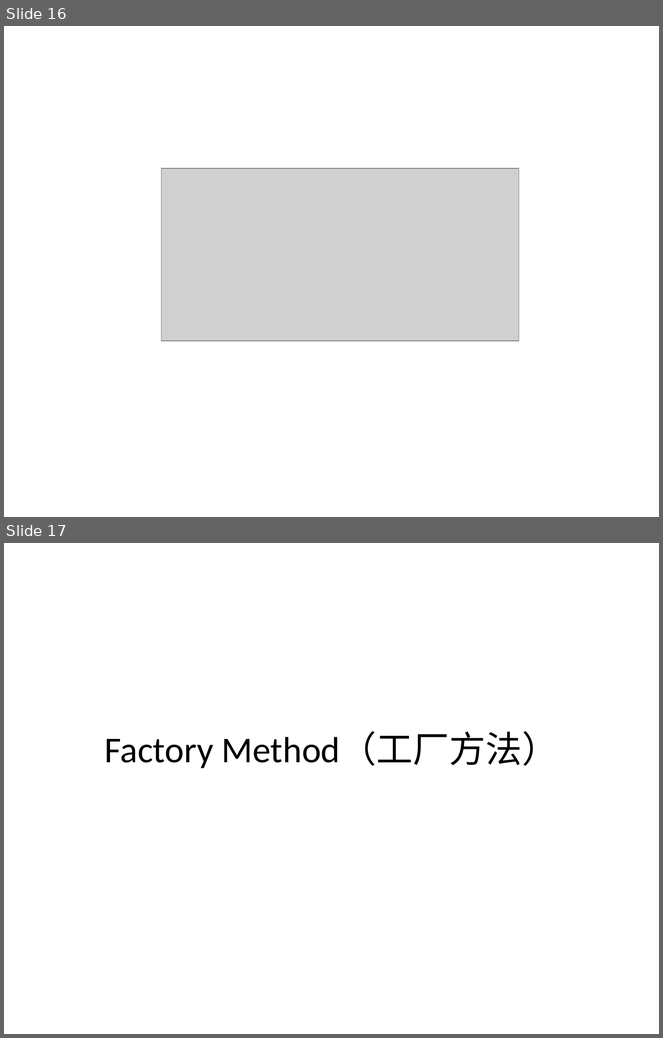
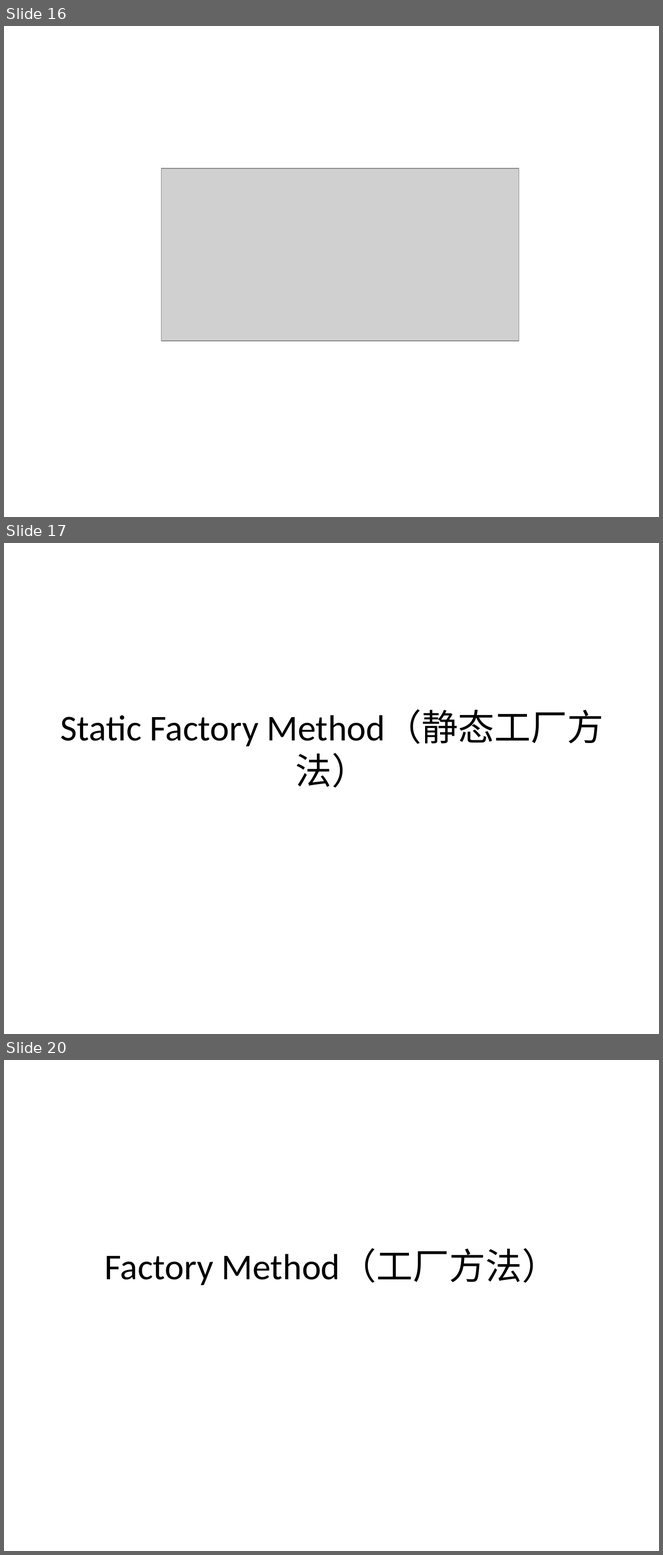
Before and after one commit to PlumpMath/DesignPattern-108, a slide deck: doc/Design Pattern.ppt. Shown one above the other, each under a label of ours: slides 16 and 17 before the commit, slides 16, 17 and 20 after it; the slides between them are not shown. The pictures are 663x1038 and 663x1555 pixels, drawn with LibreOffice and Linux fonts; fonts in the diff are those of the drawing; grey boxes stand for pictures. Boxes give left, top, right and bottom in pixels: in the first picture for what was removed or moved away, otherwise in the second. Text is boxed around its words. In the diff, an @@ line names an element or a change of style, - is before the commit and + after.

Commit message:
Update.

```diff
--- a/doc/Design Pattern.ppt
+++ b/doc/Design Pattern.ppt
@@ slide 17 added at bbox=[4, 543, 659, 1034], background #FFFFFF @@
@@ title added at bbox=[61, 710, 604, 788], 40 pt, text #000000 @@
+Static Factory Method（静态工厂方法）
@@ what was slide 17 is now slide 20 @@
```
Also in this commit, not shown: 3 other slides added, 1 slide removed.
